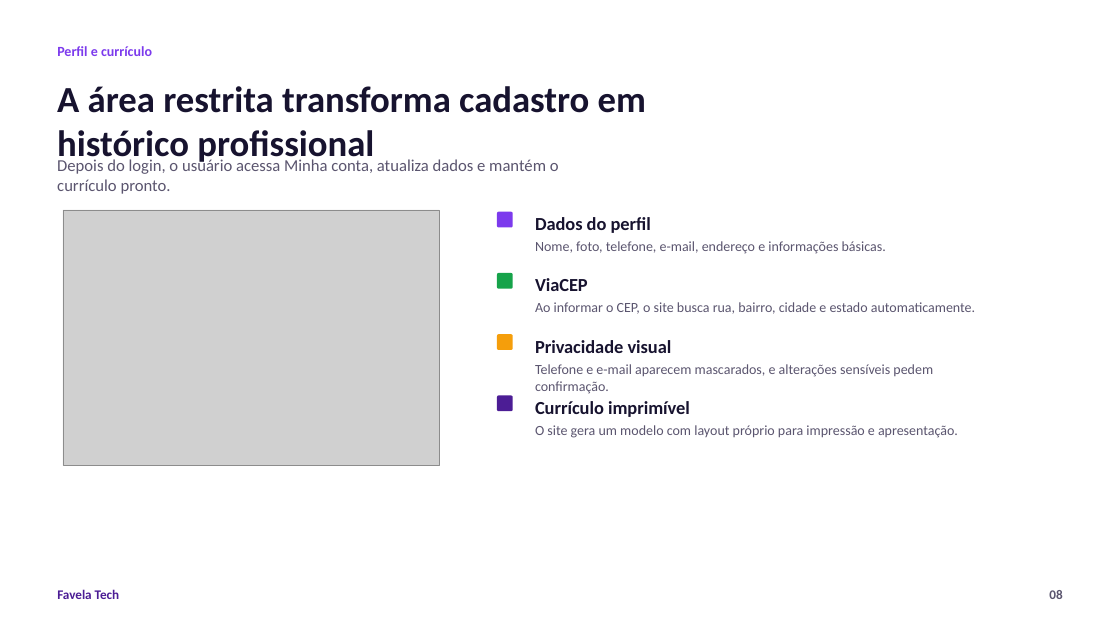
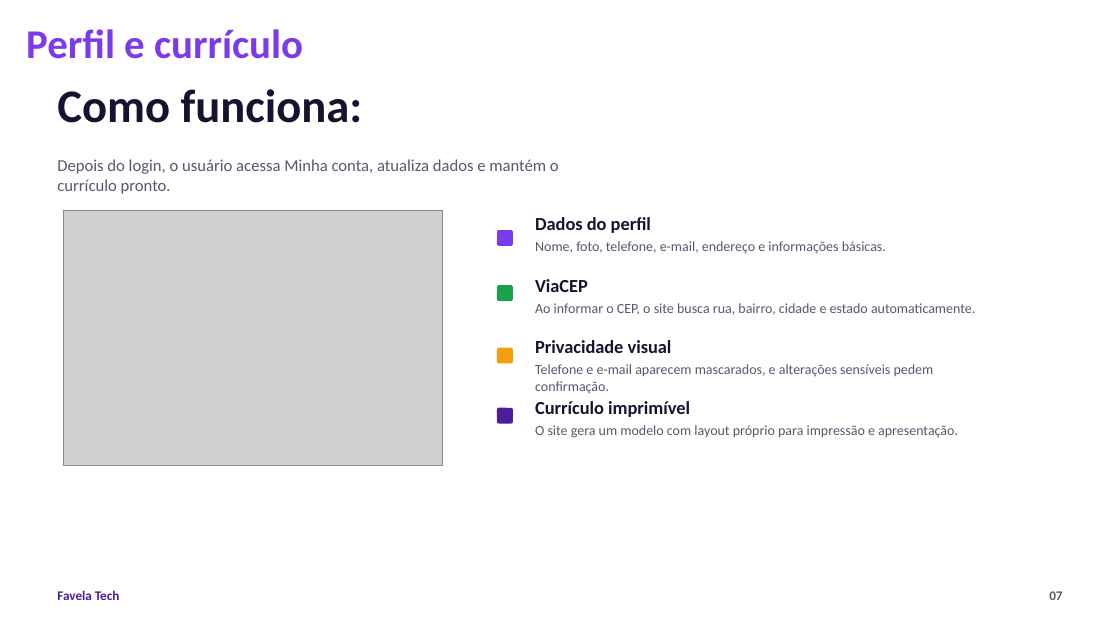
Before and after one commit to victor-hugor-log/Projeto-Final, a slide deck: slide 7 of pitch/favela-tech-apresentacao.pptx (slide 8 before the commit). Drawn at 1120x630 pixels with LibreOffice and Linux fonts; fonts in the diff are those of the drawing; grey boxes stand for pictures. Boxes give left, top, right and bottom in pixels: in the first picture for what was removed or moved away, otherwise in the second. Text is boxed around its words. In the diff, an @@ line names an element or a change of style, - is before the commit and + after.

```diff
--- a/pitch/favela-tech-apresentacao.pptx
+++ b/pitch/favela-tech-apresentacao.pptx
@@ text "Perfil e currículo": place and size @@
-text "Perfil e currículo" at <box>57,46,152,56</box>
+text "Perfil e currículo" at <box>26,29,303,59</box>
@@ text "Perfil e currículo" at <box>26,29,303,59</box>: size 12 to 35 pt @@
@@ text at <box>57,89,363,123</box>: text changed; size 31.5 to 40 pt @@
-A área restrita transforma cadastro em histórico profissional
+Como funciona:
@@ picture: place and size @@
-picture at <box>63,210,439,465</box>
+picture at <box>63,210,443,465</box>
@@ rounded rectangle: place and size @@
-rounded rectangle at <box>497,212,513,228</box>
+rounded rectangle at <box>497,230,513,246</box>
@@ rounded rectangle: place and size @@
-rounded rectangle at <box>497,273,513,289</box>
+rounded rectangle at <box>497,286,513,302</box>
@@ rounded rectangle: place and size @@
-rounded rectangle at <box>497,334,513,350</box>
+rounded rectangle at <box>497,348,513,364</box>
@@ rounded rectangle: place and size @@
-rounded rectangle at <box>497,396,513,412</box>
+rounded rectangle at <box>497,408,513,423</box>
@@ text at <box>1049,591,1062,600</box>: text changed @@
-08
+07
```
Also in this commit, not shown: 6 other slides changed, 2 slides added, 5 slides removed, 17 other files.
